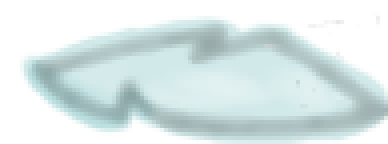
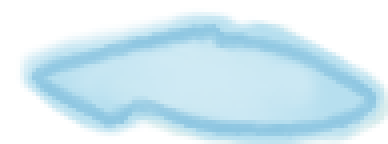
Before/after of a 388x144 layered artwork. What changed in the layer stack:
"Layer": opacity 82% → 41%, painted on it over [28, 12, 388, 144]
"Layer #1": opacity 80% → 71%, painted on it over [16, 8, 388, 144]
